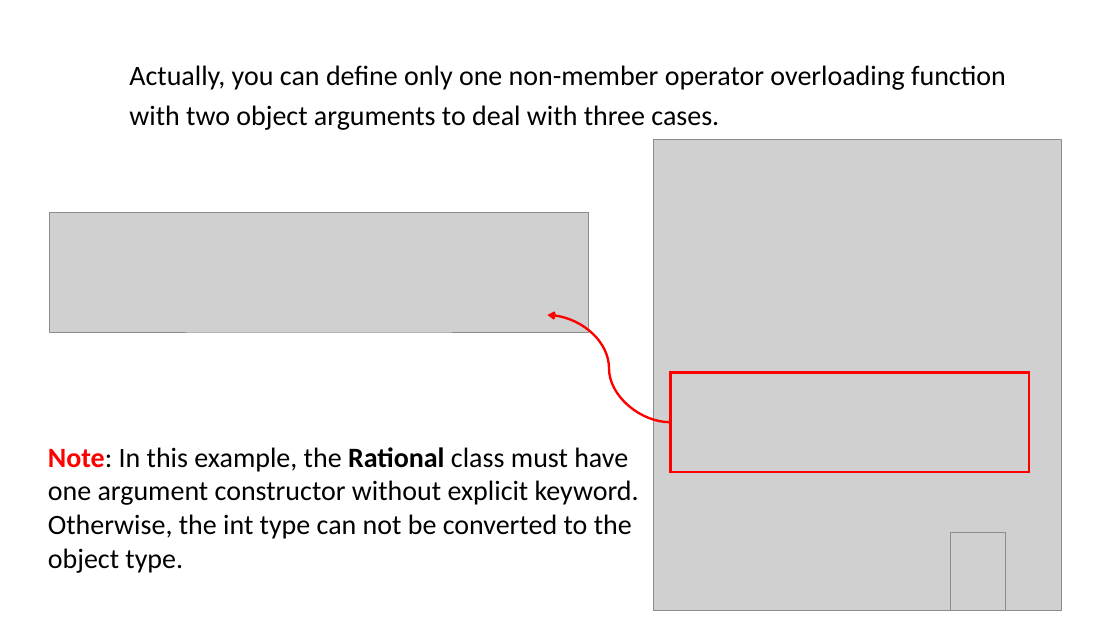
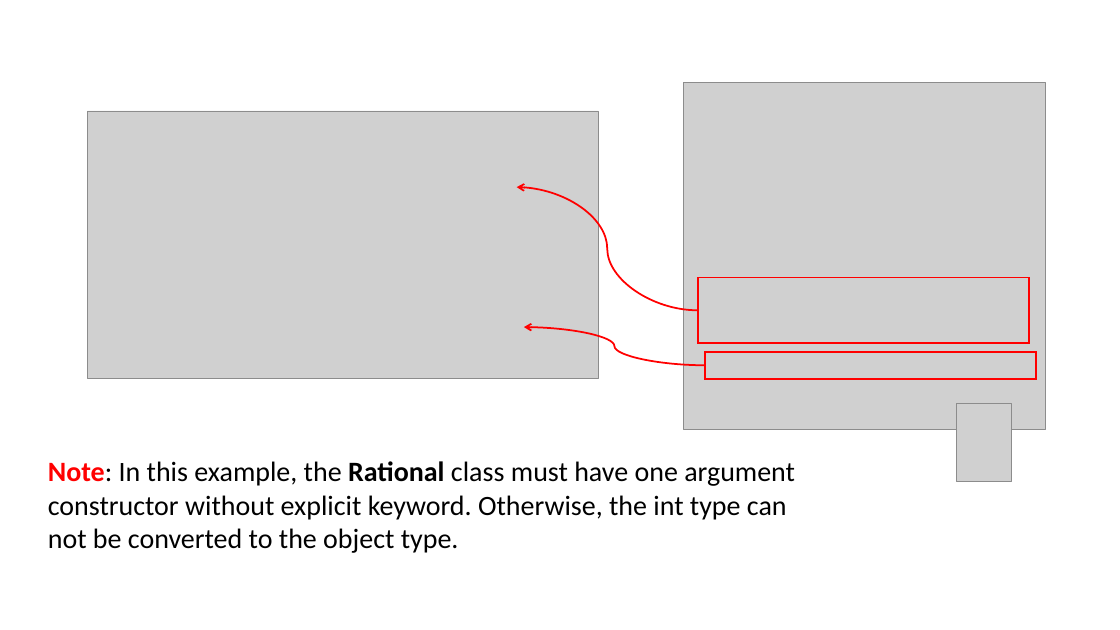
Before and after one commit to ShiqiYu/CPP, a slide deck: slide 6 of week10/Lab10.pptx (slide 16 before the commit). Drawn at 1120x630 pixels with LibreOffice and Linux fonts; fonts in the diff are those of the drawing; grey boxes stand for pictures; background and template pictures are left out. Boxes give left, top, right and bottom in pixels: in the first picture for what was removed or moved away, otherwise in the second. Text is boxed around its words. In the diff, an @@ line names an element or a change of style, - is before the commit and + after.

```diff
--- a/week10/Lab10.pptx
+++ b/week10/Lab10.pptx
@@ text removed at (x1=129, y1=65, x2=1006, y2=130) @@
-  Actually, you can define only one non-member operator overloading function with two object arguments to deal with three cases.
@@ picture added at (x1=684, y1=82, x2=1045, y2=429) @@
@@ picture added at (x1=87, y1=111, x2=598, y2=379) @@
@@ picture removed at (x1=653, y1=139, x2=1061, y2=610) @@
@@ curved arrow moved from (670, 423) - (548, 315) to (698, 310) - (517, 187) @@
@@ curved arrow (698, 310) - (517, 187): stroke #FF0000 2 pt to #FF0000 1.5 pt @@
@@ picture removed at (x1=50, y1=213, x2=588, y2=333) @@
@@ rectangle resized from (x1=670, y1=372, x2=1029, y2=472) to (x1=698, y1=277, x2=1030, y2=343) @@
@@ rectangle at (x1=698, y1=277, x2=1030, y2=343): outline #FF0000 2 pt to #FF0000 1.5 pt @@
@@ curved arrow added from (705, 365) to (524, 327), #FF0000 1.5 pt @@
@@ rectangle added at (x1=705, y1=352, x2=1037, y2=379), outline #FF0000 1.5 pt @@
@@ picture moved from (x1=950, y1=533, x2=1005, y2=611) to (x1=956, y1=403, x2=1011, y2=481) @@
@@ text at (x1=48, y1=461, x2=795, y2=553): text changed @@
-Note: In this example, the Rational class must have
-one argument constructor without explicit keyword.
-Otherwise, the int type can not be converted to the
-object type.
+Note: In this example, the Rational class must have one argument constructor without explicit keyword. Otherwise, the int type can not be converted to the object type.
```
Also in this commit, not shown: 6 other slides changed, 13 slides removed.
